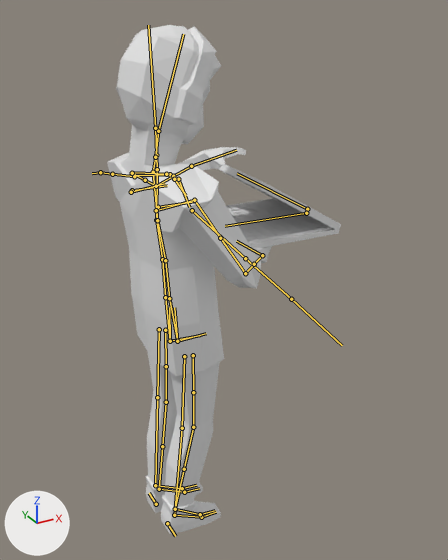
The Blender file Stuff for artists to share among themselves/boy-artist ver 1.2.blend as it was, and as the next commit left it.
The view is the same before and after, from a 50 mm lens placed at (-4.14, -9.98, 10.47), pointed at (1.53, 0.33, 5.31). Every picture has the same lights, and +X, +Y and +Z are marked at lower left. Both versions are drawn at frame 70 of the action 'rigAction'; the numbers are the values there. The bones that bend it are drawn over the model as lines.
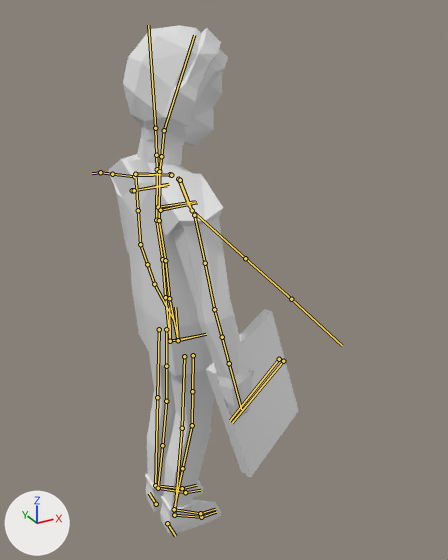
Diff of the bpy script that builds the scene:
```diff
--- a/Stuff for artists to share among themselves/boy-artist ver 1.2.blend.py
+++ b/Stuff for artists to share among themselves/boy-artist ver 1.2.blend.py
@@ bone_bone @@
 bone_bone = bpy.data.objects['Armature'].pose.bones['Bone']
-bone_bone.location = (0.064, 0.091, 0.0)
-bone_bone.rotation_quaternion = (0.714, 0.0, 0.0, 0.58)  # degrees (0, 0, 78)
+bone_bone.location = (0.061, 0.133, 0.0)
+bone_bone.rotation_quaternion = (0.576, 0.0, 0.0, 0.818)  # degrees (0, 0, 110)
@@ bone_chest @@
 bone_chest = bpy.data.objects['rig'].pose.bones['chest']  # child of 'torso'
-bone_chest.rotation_quaternion = (0.994, -0.089, -0.019, 0.019)  # degrees (-10, -2, 2)
+bone_chest.rotation_quaternion = (0.998, -0.051, -0.027, 0.028)  # degrees (-6, -3, 3)
@@ bone_shin_tweak_r @@
 bone_shin_tweak_r = bpy.data.objects['rig'].pose.bones['shin_tweak.R']  # child of 'MCH-shin_tweak.R'
-bone_shin_tweak_r.location = (0.04, 0.03, 0.001)
+bone_shin_tweak_r.location = (0.035, 0.017, -0.008)
@@ bone_neck @@
 bone_neck = bpy.data.objects['rig'].pose.bones['neck']  # child of 'MCH-ROT-neck'
-bone_neck.rotation_quaternion = (0.995, 0.103, 0.001, -0.01)  # degrees (12, 0, -1)
+bone_neck.rotation_quaternion = (0.994, 0.086, -0.04, -0.048)  # degrees (10, -4, -6)
@@ bone_head @@
 bone_head = bpy.data.objects['rig'].pose.bones['head']  # child of 'MCH-ROT-head'
-bone_head.rotation_quaternion = (0.991, 0.143, 0.009, 0.0)  # degrees (16, 1, 0)
+bone_head.rotation_quaternion = (0.977, 0.158, -0.143, 0.022)  # degrees (18, -17, 0)
@@ bone_upper_arm_ik_l @@
 bone_upper_arm_ik_l = bpy.data.objects['rig'].pose.bones['upper_arm_ik.L']  # child of 'MCH-upper_arm_ik_swing.L'
 bone_upper_arm_ik_l.rotation_mode = 'ZXY'
-bone_upper_arm_ik_l.rotation_euler = (0.0, -0.681, 0.0)  # degrees (0, -39, 0)
+bone_upper_arm_ik_l.rotation_euler = (0.0, -0.297, 0.0)  # degrees (0, -17, 0)
@@ bone_upper_arm_ik_r @@
 bone_upper_arm_ik_r = bpy.data.objects['rig'].pose.bones['upper_arm_ik.R']  # child of 'MCH-upper_arm_ik_swing.R'
 bone_upper_arm_ik_r.rotation_mode = 'ZXY'
-bone_upper_arm_ik_r.location = (0.007, 0.02, -0.002)
-bone_upper_arm_ik_r.rotation_euler = (0.0, 0.367, 0.0)  # degrees (0, 21, 0)
+bone_upper_arm_ik_r.location = (0.0, 0.0, 0.0)
+bone_upper_arm_ik_r.rotation_euler = (0.0, 0.279, 0.0)  # degrees (0, 16, 0)
@@ bone_shoulder_l @@
 bone_shoulder_l = bpy.data.objects['rig'].pose.bones['shoulder.L']  # child of 'ORG-spine.003'
 bone_shoulder_l.rotation_mode = 'YXZ'
-bone_shoulder_l.rotation_euler = (0.0524, -0.0175, 0.0)  # degrees (3, -1, 0)
+bone_shoulder_l.rotation_euler = (0.0, 0.0, 0.0)  # degrees (0, 0, 0)
@@ bone_shoulder_r @@
 bone_shoulder_r = bpy.data.objects['rig'].pose.bones['shoulder.R']  # child of 'ORG-spine.003'
 bone_shoulder_r.rotation_mode = 'YXZ'
-bone_shoulder_r.rotation_euler = (0.244, 0.0524, 0.0175)  # degrees (14, 3, 1)
+bone_shoulder_r.rotation_euler = (0.0, 0.0, 0.0)  # degrees (0, 0, 0)
@@ bone_hand_ik_l @@
 bone_hand_ik_l = bpy.data.objects['rig'].pose.bones['hand_ik.L']  # child of 'MCH-hand_ik.parent.L'
-bone_hand_ik_l.location = (-0.432, -0.259, 0.101)
-bone_hand_ik_l.rotation_quaternion = (0.588, 0.714, -0.047, 0.356)  # degrees (93, -35, 26)
+bone_hand_ik_l.location = (-0.451, -0.059, -0.391)
+bone_hand_ik_l.rotation_quaternion = (0.746, 0.419, -0.009, -0.517)  # degrees (44, 25, -59)
@@ bone_hand_ik_r @@
 bone_hand_ik_r = bpy.data.objects['rig'].pose.bones['hand_ik.R']  # child of 'MCH-hand_ik.parent.R'
-bone_hand_ik_r.location = (0.593, -0.285, -0.126)
-bone_hand_ik_r.rotation_quaternion = (0.14, 0.242, 0.067, 0.959)  # degrees (13, -26, 160)
+bone_hand_ik_r.location = (0.413, -0.045, -0.422)
+bone_hand_ik_r.rotation_quaternion = (0.816, 0.298, -0.019, 0.494)  # degrees (30, -19, 57)
@@ bone_foot_ik_l @@
 bone_foot_ik_l = bpy.data.objects['rig'].pose.bones['foot_ik.L']  # child of 'MCH-foot_ik.parent.L'
-bone_foot_ik_l.location = (-0.028, -0.006, 0.0)
-bone_foot_ik_l.rotation_quaternion = (0.999, 0.0, 0.0, 0.043)  # degrees (0, 0, 5)
+bone_foot_ik_l.location = (-0.024, -0.006, 0.0)
+bone_foot_ik_l.rotation_quaternion = (1.0, 0.0, 0.0, 0.0)  # degrees (0, 0, 0)
@@ bone_foot_heel_ik_r @@
 bone_foot_heel_ik_r = bpy.data.objects['rig'].pose.bones['foot_heel_ik.R']  # child of 'foot_spin_ik.R'
 bone_foot_heel_ik_r.rotation_mode = 'ZXY'
-bone_foot_heel_ik_r.rotation_euler = (0.122, -0.0175, 0.105)  # degrees (7, -1, 6)
+bone_foot_heel_ik_r.rotation_euler = (0.0349, -0.0175, 0.0349)  # degrees (2, -1, 2)
```

Changed parts and their boxes [x1, y1, x2, y2] in the pictures (448 x 560 px):
'Cube', posed (11% narrower)
    before: [107, 25, 272, 534]
    after: [108, 25, 254, 534]
'Cube.002', posed
    before: [218, 163, 341, 248]
    after: [206, 309, 299, 477]
bone 'Bone', root to tip
    before: (307, 209) to (237, 173)
    after: (279, 359) to (230, 420)
